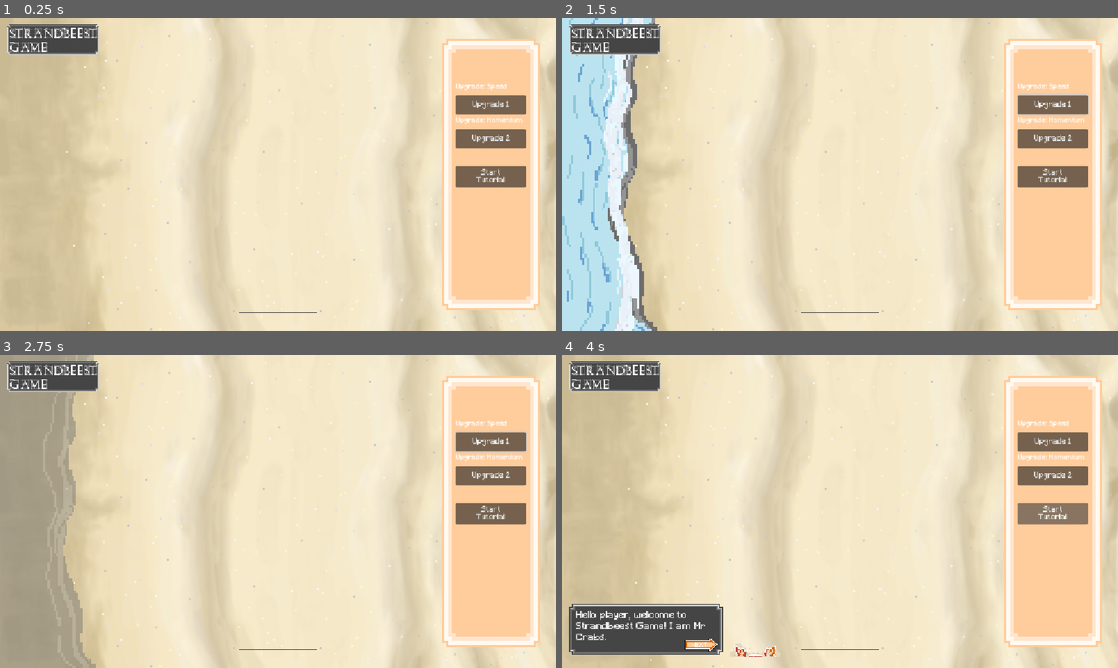
Above: before the commit, frames 1-4 (two rows, left to right).
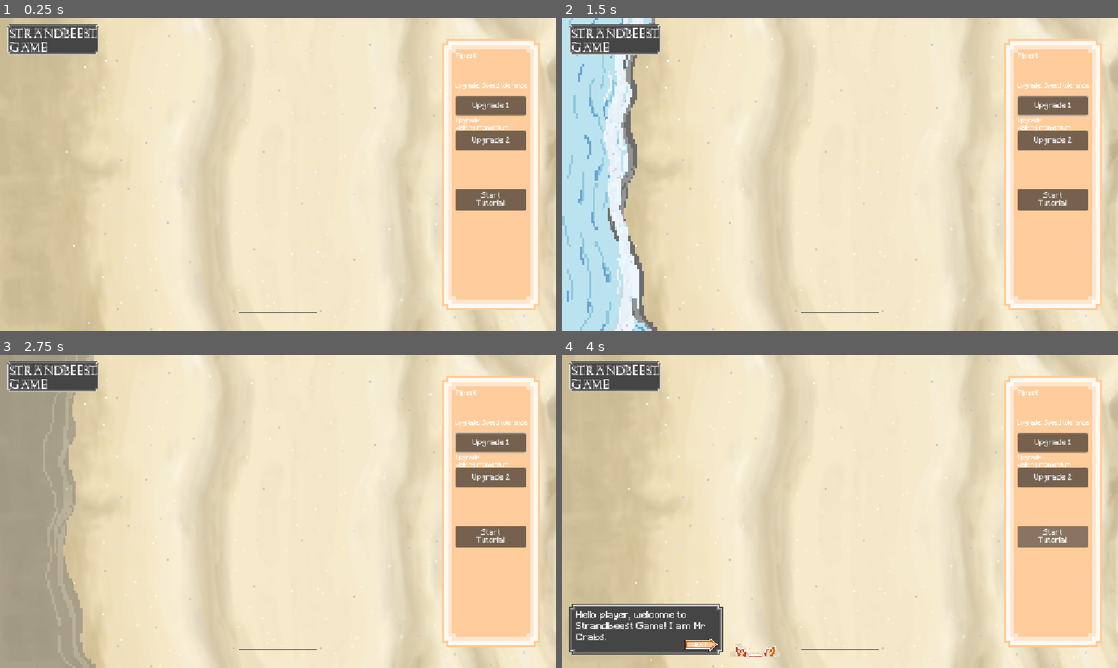
Above: after the commit, the same moments.

Repository: ArifD2286/Strandbeest-Game
Game: Godot game, scene res://Game.tscn
Same seed, same stepped clock (60 frames per second), same inputs: the game is played once before the commit and once after it.
Inputs (mouse positions are in pixels of both pictures, inside the frame that each line leads up to):
- Up to frame 1 (0.25 s): no input
- Up to frame 2 (1.5 s): click "Upgrade 1" at 0.5 s; tap Enter at 1.25 s; move the mouse to (962, 158) at 1.27 s; hold Right from 1.28 s (still down); tap Alt at 1.35 s; click (962, 158) at 1.42 s
- Up to frame 3 (2.75 s): release Right at 2 s; drag from (166, 527) to (250, 574) at 2.02 s
- Up to frame 4 (4 s): click "Upgrade 2" at 2.75 s; click "Start Tutorial" at 3.5 s

The runs differ from the first frame. In frame 1, 2.5% of the frame differs, in the area x 81-95%, y 11-62%; in frame 2, 2.7%; in frame 3, 2.7%; in frame 4, 2.5%.

Commit message:
Update 5.2
Changes:
- Added text to display how much pipes (in-game currency) the player has

Diff:
--- a/strandbeest-game/Game.tscn
+++ b/strandbeest-game/Game.tscn
@@ -25,6 +25,7 @@
 [ext_resource type="Texture2D" uid="uid://dkq2r1fo3wcuy" path="res://assets/button panel.png" id="21_y5ctq"]
 [ext_resource type="Texture2D" uid="uid://diwvdpxtgtmhw" path="res://assets/back arrow 1.png" id="22_jsoai"]
 [ext_resource type="Texture2D" uid="uid://dwbuf621uj8gt" path="res://assets/back arrow 2.png" id="23_bisgb"]
+[ext_resource type="Script" uid="uid://dr1sltrdkirre" path="res://pipes_amount.gd" id="23_w7ht3"]
 [ext_resource type="Texture2D" uid="uid://brlirbmaowloi" path="res://assets/next arrow 1.png" id="24_y5ctq"]
 [ext_resource type="Texture2D" uid="uid://dqrbwqq1g7x8c" path="res://assets/next arrow 2.png" id="25_w7ht3"]
 
@@ -338,38 +339,53 @@
 [node name="Upgrade 1" type="Button" parent="UI" unique_id=1421568814]
 texture_filter = 1
 offset_left = 944.0
-offset_top = 160.0
+offset_top = 162.0
 offset_right = 1090.0
-offset_bottom = 200.0
+offset_bottom = 202.0
 theme_override_fonts/font = ExtResource("21_bisgb")
 text = "Upgrade 1"
 
 [node name="Upgrade 2" type="Button" parent="UI" unique_id=1708285578]
 texture_filter = 1
 offset_left = 944.0
-offset_top = 230.0
+offset_top = 234.0
 offset_right = 1090.0
-offset_bottom = 270.0
+offset_bottom = 274.0
 theme_override_fonts/font = ExtResource("21_bisgb")
 text = "Upgrade 2"
 
 [node name="Upg 1 Desc" type="Label" parent="UI" unique_id=305596057]
+texture_filter = 1
+offset_left = 942.0
+offset_top = 135.0
+offset_right = 1093.0
+offset_bottom = 162.0
+theme_override_fonts/font = ExtResource("21_bisgb")
+theme_override_font_sizes/font_size = 12
+text = "Upgrade: Speed tolerance
+"
+
+[node name="Upg 2 Desc" type="Label" parent="UI" unique_id=664397404]
+texture_filter = 1
 offset_left = 944.0
-offset_top = 135.0
+offset_top = 207.0
+offset_right = 1112.0
+offset_bottom = 234.0
+theme_override_fonts/font = ExtResource("21_bisgb")
+theme_override_font_sizes/font_size = 12
+text = "Upgrade:
+Walking momentum"
+
+[node name="Pipes Amount" type="Label" parent="UI" unique_id=188482667]
+texture_filter = 1
+offset_left = 944.0
+offset_top = 72.0
 offset_right = 1090.0
-offset_bottom = 160.0
+offset_bottom = 97.0
 theme_override_fonts/font = ExtResource("21_bisgb")
 theme_override_font_sizes/font_size = 14
-text = "Upgrade: Speed"
-
-[node name="Upg 2 Desc" type="Label" parent="UI" unique_id=664397404]
-offset_left = 944.0
-offset_top = 205.0
-offset_right = 1090.0
-offset_bottom = 230.0
-theme_override_fonts/font = ExtResource("21_bisgb")
-theme_override_font_sizes/font_size = 14
-text = "Upgrade: Momentum"
+text = "Pipes: 0"
+script = ExtResource("23_w7ht3")
 
 [node name="Tutorial" type="Control" parent="UI" unique_id=1892516250]
 layout_mode = 3
@@ -430,9 +446,9 @@
 texture_filter = 1
 layout_mode = 0
 offset_left = 944.0
-offset_top = 306.0
+offset_top = 354.0
 offset_right = 1090.0
-offset_bottom = 351.0
+offset_bottom = 399.0
 theme_override_fonts/font = ExtResource("21_bisgb")
 text = "Start
 Tutorial"
--- a/strandbeest-game/game.gd
+++ b/strandbeest-game/game.gd
@@ -1,3 +1,14 @@
 extends Node2D
 
-@onready var GameLabel = $GameLabel
+# Notes:
+# game.gd / the script attached to Node2D acts as a refree, it needs to know and processes what happened and reacted.
+
+# Its job is to:
+# - Know when a round starts
+# - Know when a round ends - either from winning (strandbeest crosses line) OR losing (strandbeest tipping over).
+# - Show end of a round message, varies from condition. (show game over and 0 pipes is gained when losing,
+# and either 25 or 50 pipe is gained)
+
+# The amount of pipes gained by a player varies with their winning time, the longer they took for the strandbeest to cross
+# the line, the lower they get. But to keep things simple we only give either 50 or 25 pipes.
+# The pipes then get to be used to spend on upgrades
--- a/strandbeest-game/game_data.gd
+++ b/strandbeest-game/game_data.gd
@@ -2,7 +2,8 @@
 
 # Notes:
 # This script has autoload enabled so that everytime the game is resetted, it would have specific data stored.
-# We need to keep the currency (pipes) the player has, the upgrade level for both upgrades (speed tolerance and momentum duration)
+# We need to keep the amount of pipes (in-game currency) the player has and
+# the upgrade level for both upgrades (speed tolerance and momentum duration)
 
 # Upgrade system cost:
 # 1st upgrade would cost 50 pipes, 2nd updrade would cost 100 pipes, 3rd upgrade would cost 150 pipes - this upgrade cost
@@ -15,6 +16,7 @@
 var momentum_cost: int
 
 
+
 func get_speed_upgrade_cost() -> int:
 	speed_cost = (speed_level) * 50 + 50
 	return speed_cost
@@ -24,6 +26,10 @@
 	momentum_cost = (momentum_level) * 50 + 50
 	return momentum_cost
 
+# Purchasing an upgrade mechanic
+# Checks if the player has sufficient amount of the currency (pipes) to purchase an upgrade first,
+# same mechanic applies for both speed and momentum
+# If the player purchased an upgrade,
 
 func buy_speed_upgrade() -> void:
 	get_speed_upgrade_cost()
@@ -42,4 +48,5 @@
 
 
 func add_pipes(amount: int) -> void:
+	pipes = pipes + amount
 	pass
--- /dev/null
+++ b/strandbeest-game/pipes_amount.gd
@@ -0,0 +1,11 @@
+extends Label
+
+
+func _process(delta: float) -> void:
+	update_text()
+
+func update_text() -> void:
+	# we cannot use [ "pipes" + String(GameData.pipes) ] as
+	# the string() doest take an int (pipes var from game data is an int) directly
+	# so we need to use str() instead
+	text = "Pipes" + str(GameData.pipes)
Not shown, added: strandbeest-game/pipes_amount.gd.uid
